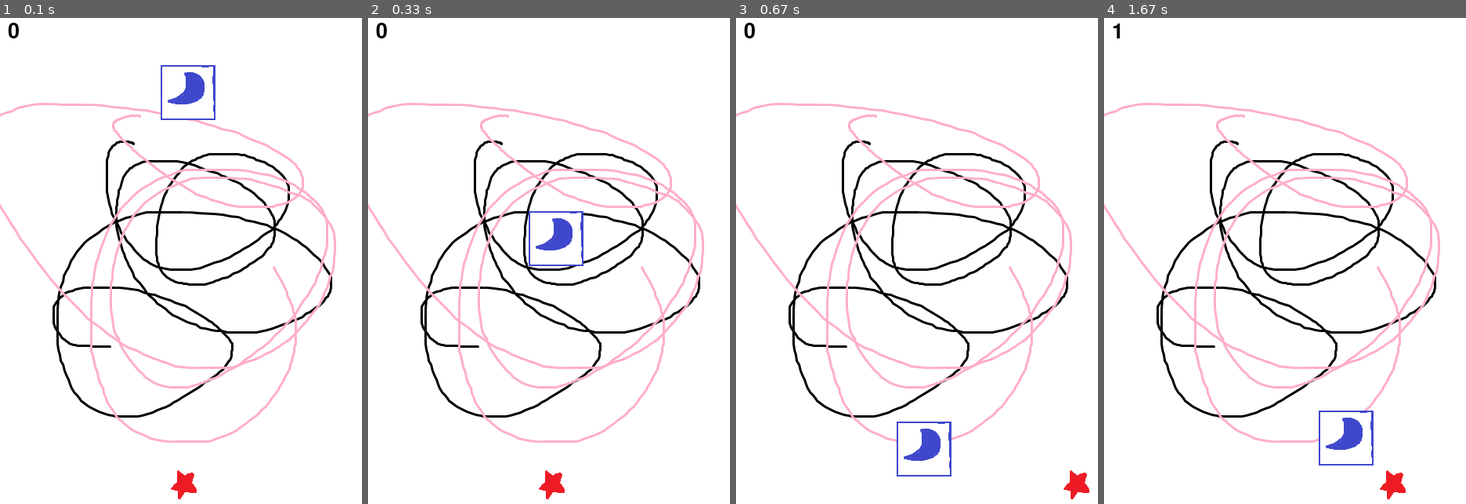
Above: before the commit, frames 1-4 (left to right).
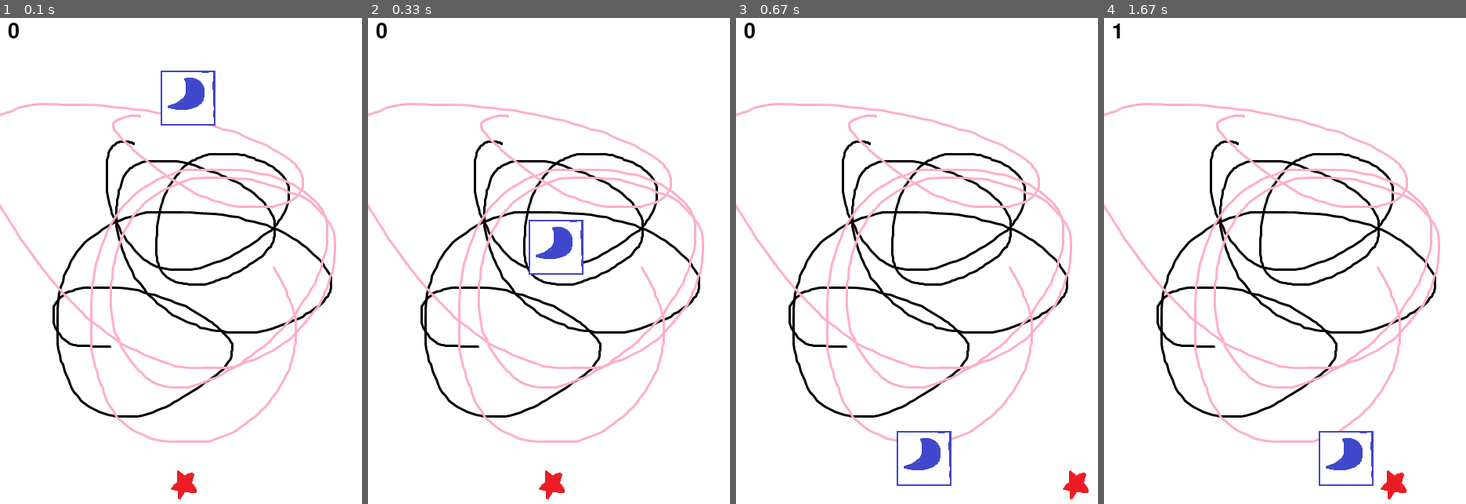
Above: after the commit, the same moments.

Repository: rlaalst22/python_practice
Game: pygame game, started from pygame_basic/8_custom.py
Same seed, same stepped clock (60 frames per second), same inputs: the game is played once before the commit and once after it.
Inputs:
- Up to frame 1 (0.1 s): no input
- Up to frame 2 (0.33 s): no input
- Up to frame 3 (0.67 s): hold Right from 0.33 s (still down)
- Up to frame 4 (1.67 s): release Right at 0.8 s; hold Right 0.83-1.3 s; hold Left from 1.33 s (still down)

The runs differ from the first frame. In frame 1, 0.5% of the frame differs, in the area x 44-60%, y 9-23%; in frame 2, 0.7%; in frame 3, 0.6%; in frame 4, 0.9%, in the area x 59-84%, y 80-100%.

Commit message:
pygame_project_start

Diff:
--- a/pygame_basic/8_custom.py
+++ b/pygame_basic/8_custom.py
@@ -44,13 +44,16 @@
 # 총 시간
 total_time = 10
 
+# 장애물 피한 수
+obstacle_cnt = 0
+
 # 시작 시간 정보
 start_ticks = pygame.time.get_ticks() # 시작 tick 을 받아옴
 
 # 이벤트 루프
 running = True  # 게임이 진행중인가?
 while running:
-    dt = clock.tick(60) # 초당 프레임 수 설정
+    dt = clock.tick(144) # 초당 프레임 수 설정
 
     for event in pygame.event.get(): # 어떤 이벤트인지
         if event.type == pygame.QUIT: # 창 닫기 버튼 클릭
@@ -68,7 +71,7 @@
     character_x_pos += to_x * dt
     character_y_pos += to_y * dt
 
-    enemy_y_pos += enemy_speed * dt
+    enemy_y_pos += (enemy_speed+(0.01*(obstacle_cnt+1))) * dt
 
     if character_x_pos>screen_width - character_width:
         character_x_pos = screen_width - character_width
@@ -78,6 +81,7 @@
     if enemy_y_pos>=screen_height:
         enemy_y_pos = 0
         enemy_x_pos = random.random()*screen_width
+        obstacle_cnt += 1
 
     # 충돌 처리를 위한 rect 정보 업데이트
     character_rect = character.get_rect()
@@ -102,9 +106,10 @@
     elapsed_time = (pygame.time.get_ticks() - start_ticks) / 1000
     # 경과 시간 1000으로 나눠서 초 단위로 표시
 
-    timer = game_font.render(str(int(elapsed_time)),True,(0,0,0))
+    # timer = game_font.render(str(int(elapsed_time)),True,(0,0,0))
+    cnt = game_font.render(str(int(obstacle_cnt)),True,(0,0,0))
 
-    screen.blit(timer,(10,10))
+    screen.blit(cnt,(10,10))
 
     # if total_time - elapsed_time <= 0:
     #     print("타임아웃")
--- /dev/null
+++ b/pygame_project/1_fram_background_stage_character.py
@@ -0,0 +1,66 @@
+import os
+import pygame
+
+
+pygame.init()
+
+screen_width = 640
+screen_height = 480
+screen = pygame.display.set_mode((screen_width,screen_height))
+
+pygame.display.set_caption("Nado Pang")
+
+clock = pygame.time.Clock()
+
+current_path = os.path.dirname(__file__)
+image_path = os.path.join(current_path,'images')
+background = pygame.image.load(os.path.join(image_path,'background.png'))
+
+stage = pygame.image.load(os.path.join(image_path,'stage.png'))
+stage_size = stage.get_rect().size
+stage_height = stage_size[1]
+
+# 케릭터 만들기
+character = pygame.image.load(os.path.join(image_path,'character.png'))
+character_size = character.get_rect().size
+character_width = character_size[0]
+character_height = character_size[1]
+character_x_pos = (screen_width/2) - (character_width/2)
+character_y_pos = screen_height - character_height - stage_height
+
+# 캐릭터 움직임 변수
+character_to_x = 0
+character_speed = 5
+
+running = True
+while running:
+    dt = clock.tick(30)
+
+    for event in pygame.event.get():
+        if event.type == pygame.QUIT:
+            running=False
+        if event.type == pygame.KEYDOWN:
+            if event.key == pygame.K_LEFT:
+                character_to_x -= character_speed
+            elif event.key == pygame.K_RIGHT:
+                character_to_x += character_speed
+            if event.type == pygame.K_SPACE:
+                pass
+        if event.type == pygame.KEYUP:
+            if event.key == pygame.K_LEFT or event.key == pygame.K_RIGHT:
+                character_to_x = 0
+    character_x_pos += character_to_x
+
+    if character_x_pos < 0:
+        character_x_pos = 0
+    elif character_x_pos> screen_width - character_width:
+        character_x_pos = screen_width - character_width
+
+
+    screen.blit(background,(0,0))
+    screen.blit(stage,(0,screen_height-stage_height))
+    screen.blit(character,(character_x_pos,character_y_pos))
+
+    pygame.display.update()
+
+pygame.quit()
Not shown, added: pygame_project/Project
Binary file added: pygame_project/images/background.png
Binary file added: pygame_project/images/ball_160.png
Binary file added: pygame_project/images/ball_40.png
Binary file added: pygame_project/images/ball_80.png
Binary file added: pygame_project/images/character.png
Binary file added: pygame_project/images/stage.png
Binary file added: pygame_project/images/weapon.png
